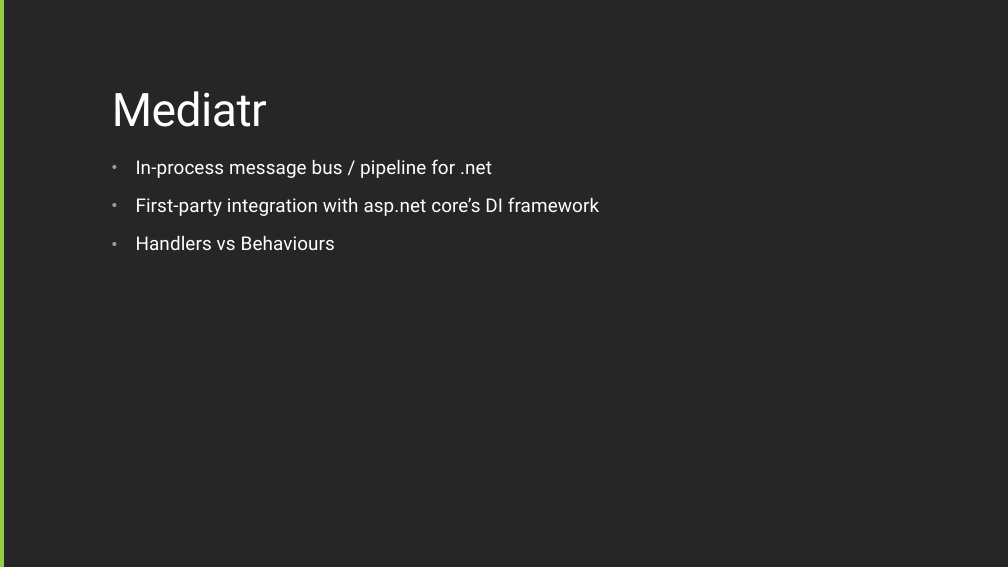
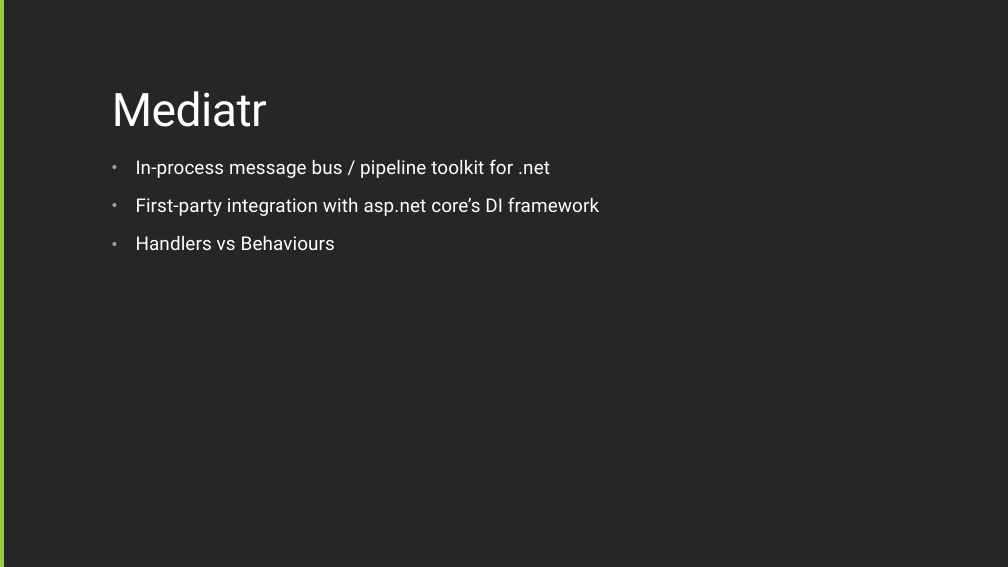
Before and after one commit to kevbry/TechTalksApril25, a slide deck: slide 7 of BuildingFunAPIs.pptx (slide 6 before the commit). Drawn at 1008x567 pixels with LibreOffice and Linux fonts; fonts in the diff are those of the drawing. Boxes give left, top, right and bottom in pixels: in the first picture for what was removed or moved away, otherwise in the second. Text is boxed around its words. In the diff, an @@ line names an element or a change of style, - is before the commit and + after.

```diff
--- a/BuildingFunAPIs.pptx
+++ b/BuildingFunAPIs.pptx
@@ text at box(136, 159, 550, 178): text changed @@
-• In-process message bus / pipeline for .net
+• In-process message bus / pipeline toolkit for .net
```
Also in this commit, not shown: 4 other slides changed, 3 slides added, 1 slide removed, 16 other files.
